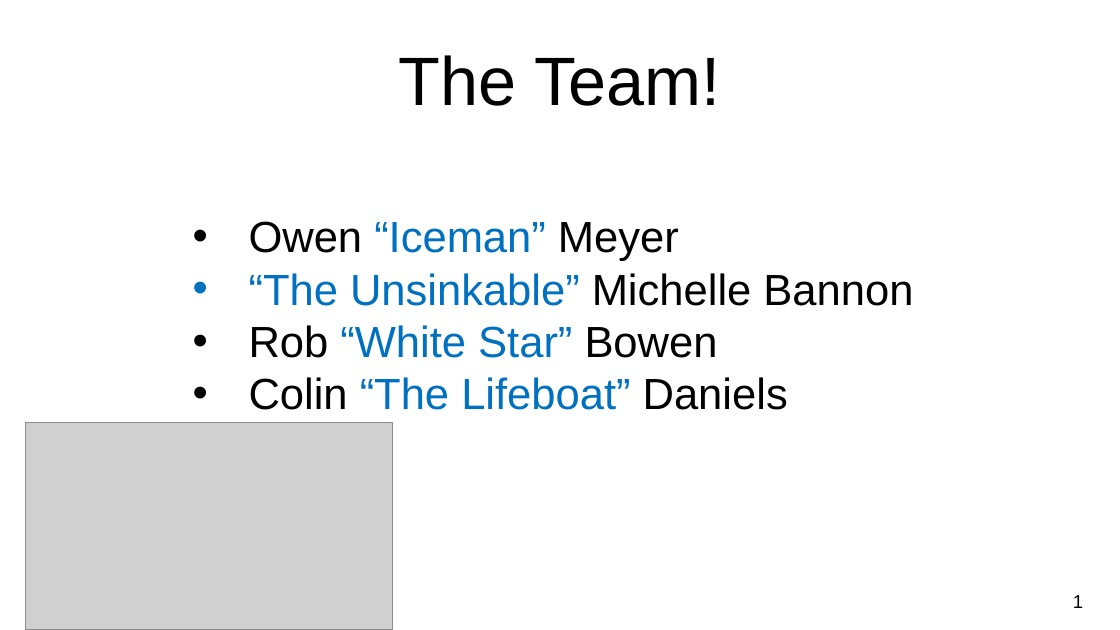
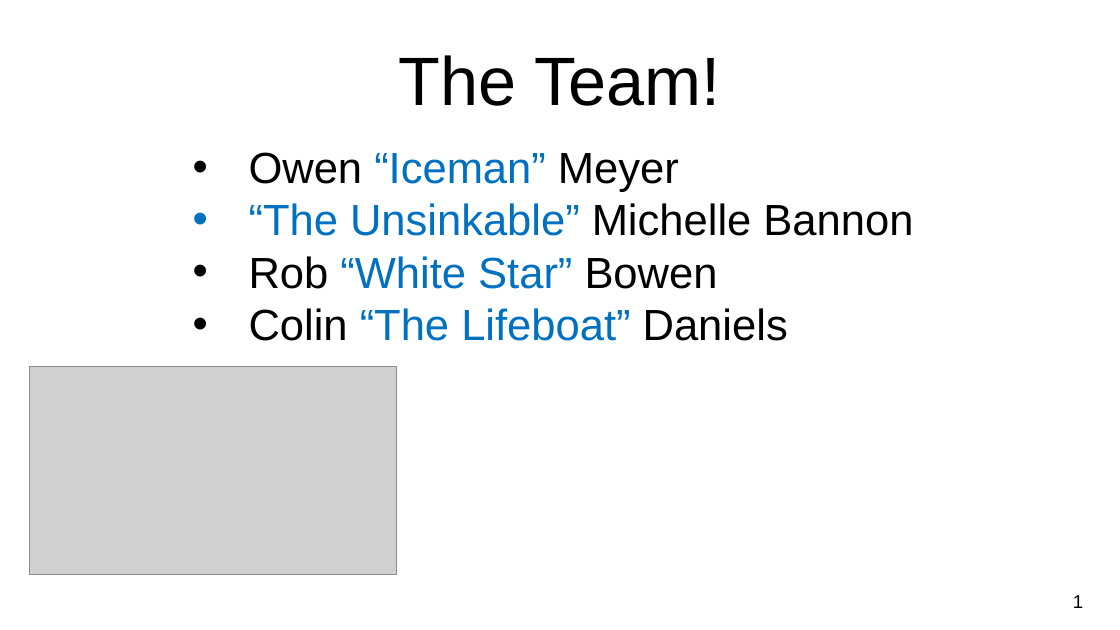
Before and after one commit to owenmeyer3/titanic, a slide deck: slide 2 of NU-Final_Project_Titanic.pptx. Drawn at 1120x630 pixels with LibreOffice and Linux fonts; fonts in the diff are those of the drawing; grey boxes stand for pictures; background and template pictures are left out. Boxes give left, top, right and bottom in pixels: in the first picture for what was removed or moved away, otherwise in the second. Text is boxed around its words. In the diff, an @@ line names an element or a change of style, - is before the commit and + after.

```diff
--- a/NU-Final_Project_Titanic.pptx
+++ b/NU-Final_Project_Titanic.pptx
@@ text "Owen “Iceman” Meyer": place and size @@
-text "Owen “Iceman” Meyer" at box(249, 221, 913, 410)
+text "Owen “Iceman” Meyer" at box(249, 152, 913, 341)
@@ picture: place and size @@
-picture at box(26, 422, 393, 629)
+picture at box(29, 366, 396, 573)
```
Also in this commit, not shown: 3 other slides changed, 1 slide added, 3 other files.
